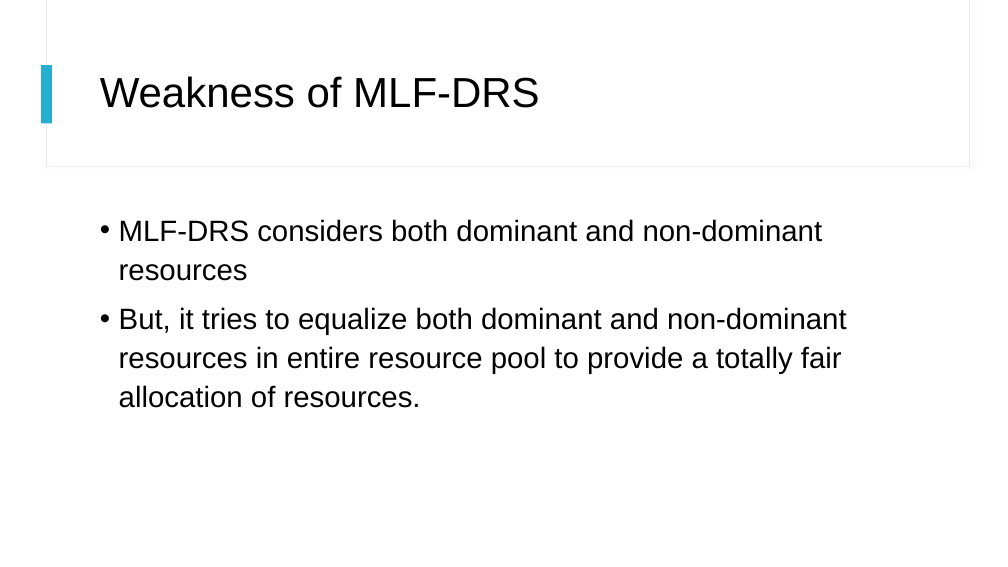
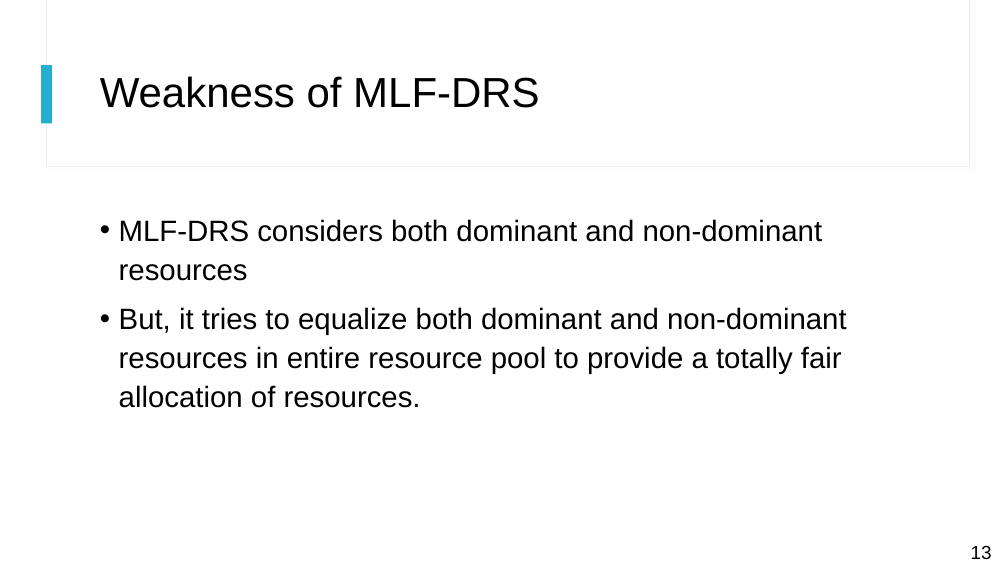
Before and after one commit to liam-nguyen/Autoscaling-in-Kubernetes-Paper, a slide deck: slide 13 of Autoscaling in Kubernetes - Final Presentation.pptx (slide 12 before the commit). Drawn at 1008x567 pixels with LibreOffice and Linux fonts; fonts in the diff are those of the drawing. Boxes give left, top, right and bottom in pixels: in the first picture for what was removed or moved away, otherwise in the second. Text is boxed around its words. In the diff, an @@ line names an element or a change of style, - is before the commit and + after.

```diff
--- a/Autoscaling in Kubernetes - Final Presentation.pptx
+++ b/Autoscaling in Kubernetes - Final Presentation.pptx
@@ text added at (971, 546, 992, 559), 18 pt, text #000000 @@
+13
```
Also in this commit, not shown: 14 other slides changed, 1 slide added.
